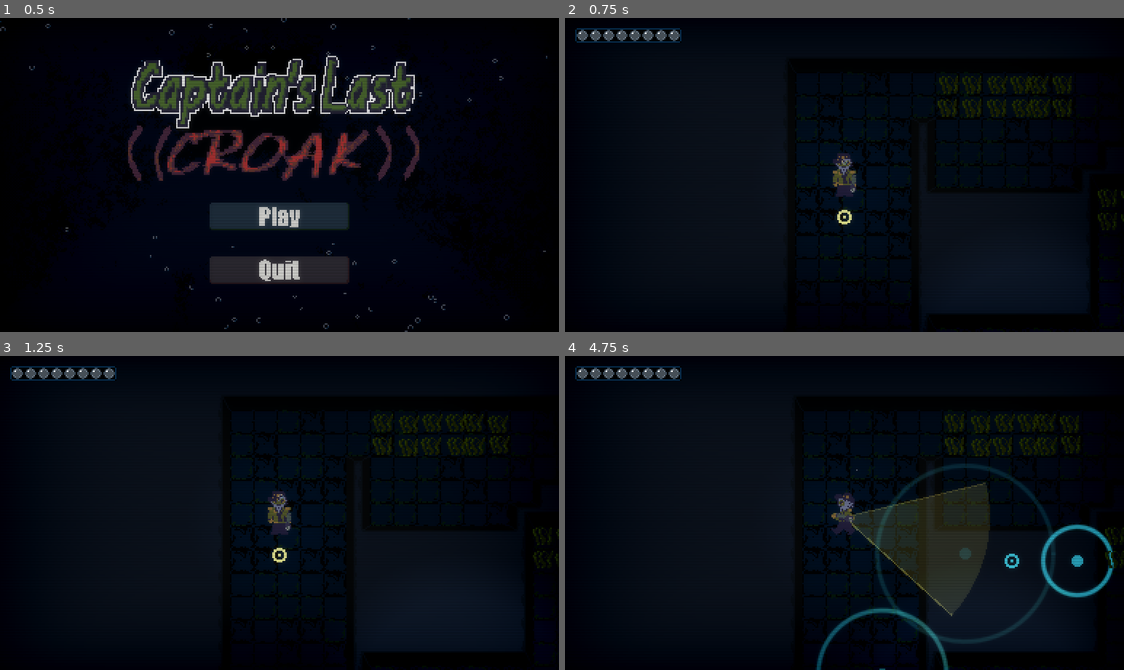
Above: before the commit, frames 1-4 (two rows, left to right).
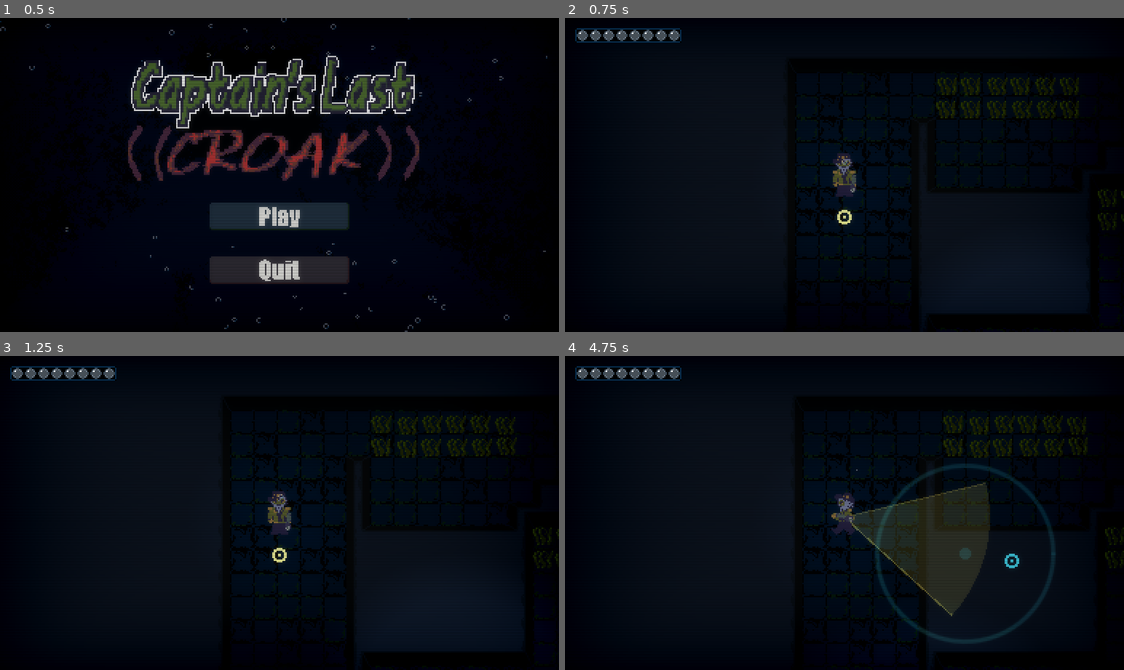
Above: after the commit, the same moments.

Repository: jablonskibrandan/GodotWild98
Game: Godot game, scene res://scenes/main_menu.tscn
The game is run twice, just before and just after one commit, with the same random seed, the same clock (stepped at 60 frames per second) and the same inputs. Sound files missing from this copy of the repository are replaced by a short silence.
Inputs (mouse positions are in pixels of both pictures, inside the frame that each line leads up to):
- Up to frame 1 (0.5 s): no input
- Up to frame 2 (0.75 s): click (844, 215) at 0.5 s
- Up to frame 3 (1.25 s): no input
- Up to frame 4 (4.75 s): tap Enter at 1.25 s; move the mouse to (967, 497) at 1.27 s; press the mouse at (967, 497) at 1.28 s; hold D (move_right) 1.28-2.03 s; move the mouse to (732, 528) at 2.02 s; release the mouse at (732, 528) at 2.03 s; hold S (move_down) 2.03-2.78 s; tap F (flashlight_toggle) at 2.1 s; click (732, 528) at 2.3 s; move the mouse to (900, 443) at 2.77 s; hold D (move_right) 2.78-3.53 s; hold Right mouse button (tool_next) 2.78-3.53 s; click (900, 443) at 3.05 s; move the mouse to (816, 575) at 3.52 s; hold W (move_up) 3.53-4.28 s; click (816, 575) at 3.6 s; move the mouse to (1012, 560) at 4.27 s; press the mouse at (1012, 560) at 4.28 s; hold A (move_left) from 4.28 s (still down)

Frame 1 is identical in both runs. In frame 2, 0.3% of the frame differs, in the area x 66-92%, y 18-32%; in frame 3, 0.3%; in frame 4, 1.6%, in the area x 44-99%, y 18-100%.

Commit message:
Distraction Signal Timer

Diff:
--- a/scenes/floor_one.tscn
+++ b/scenes/floor_one.tscn
@@ -539,16 +539,16 @@
 position = Vector2(32, 272)
 
 [node name="SeaweedPatch2" parent="Background" unique_id=962194062 instance=ExtResource("5_8uit6")]
-position = Vector2(163, 80)
+position = Vector2(163, 81)
 
 [node name="SeaweedPatch3" parent="Background" unique_id=1697066773 instance=ExtResource("5_8uit6")]
 position = Vector2(239, 158)
 
 [node name="SeaweedPatch4" parent="Background" unique_id=1093436318 instance=ExtResource("5_8uit6")]
-position = Vector2(192, 80)
+position = Vector2(197, 81)
 
 [node name="SeaweedPatch5" parent="Background" unique_id=1260615049 instance=ExtResource("5_8uit6")]
-position = Vector2(130, 80)
+position = Vector2(129, 81)
 
 [node name="ToolManager" type="Node2D" parent="." unique_id=1764216630]
 script = ExtResource("2_tool_manager")
--- a/scenes/player.tscn
+++ b/scenes/player.tscn
@@ -372,3 +372,9 @@
 
 [node name="CollisionShape2D" type="CollisionShape2D" parent="BitableArea" unique_id=724132690]
 shape = SubResource("CapsuleShape2D_msa8h")
+
+[node name="Timers" type="Node" parent="." unique_id=146009398]
+
+[node name="DistractionSignal_Timer" type="Timer" parent="Timers" unique_id=379769053]
+wait_time = 15.0
+one_shot = true
--- a/scripts/controllers/floor_controller.gd
+++ b/scripts/controllers/floor_controller.gd
@@ -23,7 +23,7 @@
 func _ready() -> void:
 	player.configure(play_area, cursor)
 	flashlight.configure(player, cursor)
-	distraction.configure(play_area, effects)
+	distraction.configure(play_area, effects, player)
 	monster_manager.configure(player)
 	naval_mine.configure(play_area, naval_mines)
 	tool_manager.tool_changed.connect(_on_tool_changed)
@@ -60,3 +60,4 @@
 	print("Player bitten!")
 	bubble_health.take_bubble_hit(1)
 	print("Bubbles remaining: ", bubble_health.bubble_amount)
+	print("stealth: ", player.stealth)
--- a/scripts/player/player_controller.gd
+++ b/scripts/player/player_controller.gd
@@ -9,6 +9,7 @@
 var input_direction : Vector2 = Vector2.ZERO
 var facing_animation : String = "down"
 var cursor_direction : Vector2 = Vector2.DOWN
+
 @onready var sprite = $AnimatedSprite2D
 @onready var flashlight_sprite = $FlashlightSprite
 
@@ -24,6 +25,17 @@
 func configure(bounds: Rect2, cursor: TargetCursor) -> void:
 	_movement_bounds = bounds
 	_cursor = cursor
+
+func toolUsed(tool = BaseTool) -> void:
+	if (tool is DistractionTool):
+		$Timers/DistractionSignal_Timer.start()
+	return
+
+func get_time_left(tool = BaseTool) -> float:
+	var timeLeft
+	if (tool is DistractionTool):
+		timeLeft = $Timers/DistractionSignal_Timer.time_left
+	return timeLeft
 
 
 func _physics_process(_delta: float) -> void:
--- a/scripts/tools/base_tool.gd
+++ b/scripts/tools/base_tool.gd
@@ -8,3 +8,4 @@
 
 func activate(_target: Vector2) -> void:
 	push_error("Tool '%s' must implement activate()." % display_name)
+	print("Tool Used: ", self)
--- a/scripts/tools/distraction_tool.gd
+++ b/scripts/tools/distraction_tool.gd
@@ -6,17 +6,21 @@
 var _valid_area: Rect2
 var _effects_parent: DistractionManager
 
+var _player: PlayerController
 
-func configure(valid_area: Rect2, effects_parent: DistractionManager) -> void:
+
+func configure(valid_area: Rect2, effects_parent: DistractionManager, player: PlayerController) -> void:
 	_valid_area = valid_area
 	_effects_parent = effects_parent
+	_player = player
 
 
 func activate(target: Vector2) -> void:
 	#if not _valid_area.has_point(target) or _effects_parent == null:
 	#	return
-
-	var pulse: DistractionPulse = PULSE_SCENE.instantiate() as DistractionPulse
-	_effects_parent.add_child(pulse)
-	pulse.global_position = target
-	_effects_parent.broadcast_sound(pulse, pulse.volume)
+	if (_player.get_time_left(self) == 0):
+		var pulse: DistractionPulse = PULSE_SCENE.instantiate() as DistractionPulse
+		_effects_parent.add_child(pulse)
+		pulse.global_position = target
+		_effects_parent.broadcast_sound(pulse, pulse.volume)
+		_player.toolUsed(self)
--- a/scripts/tools/flashlight_tool.gd
+++ b/scripts/tools/flashlight_tool.gd
@@ -36,6 +36,7 @@
 
 func activate(_target: Vector2) -> void:
 	toggle()
+	_player.toolUsed(self)
 
 
 func toggle() -> void:
